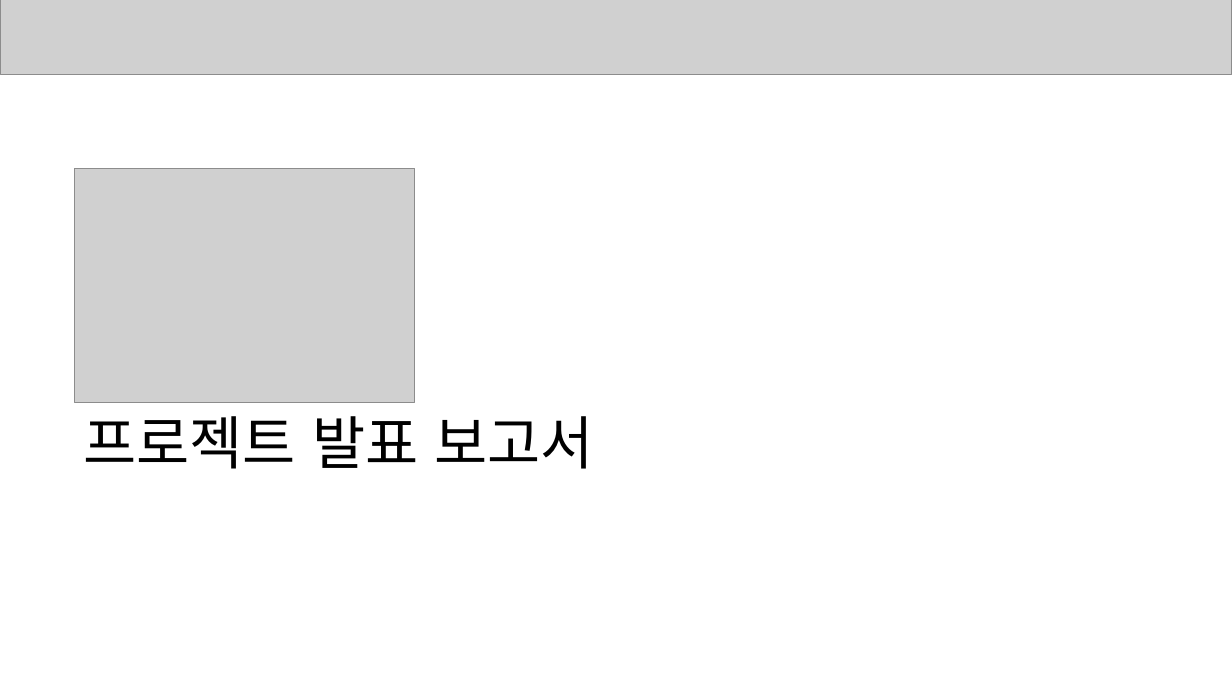
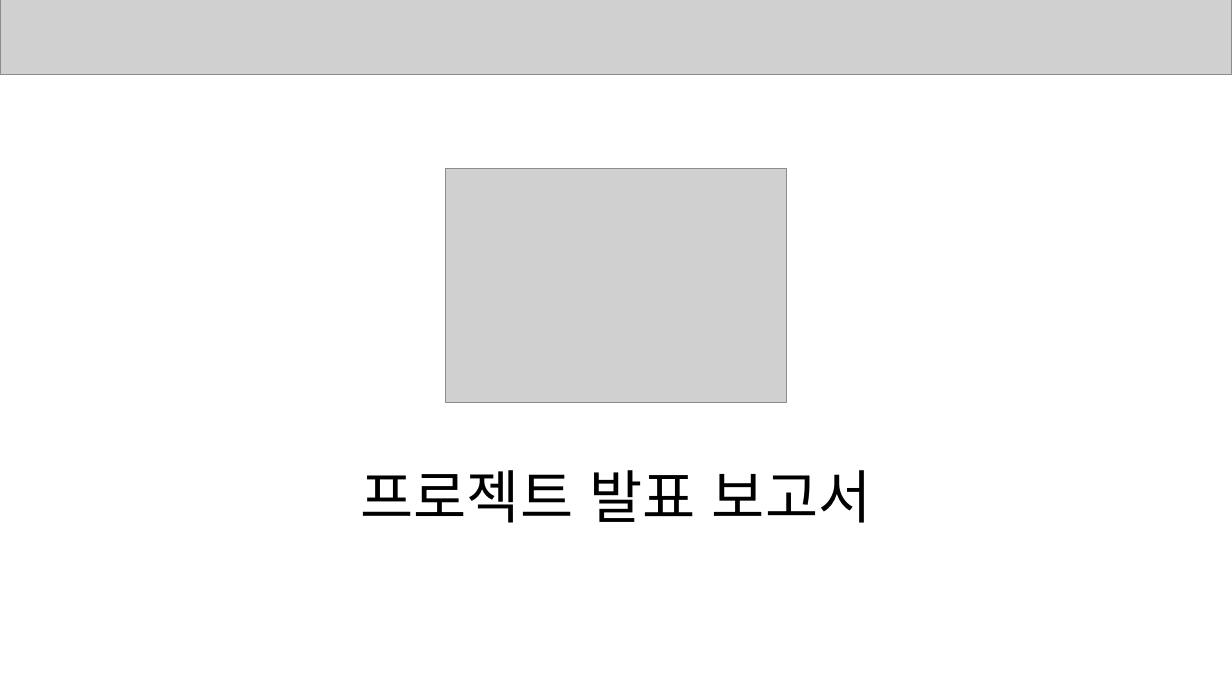
Before and after one commit to SleepingAlbaricoque/swiftER, a slide deck: slide 1 of swiftER 발표 보고서.pptx. Drawn at 1232x693 pixels with LibreOffice and Linux fonts; fonts in the diff are those of the drawing; grey boxes stand for pictures. Boxes give left, top, right and bottom in pixels: in the first picture for what was removed or moved away, otherwise in the second. Text is boxed around its words. In the diff, an @@ line names an element or a change of style, - is before the commit and + after.

```diff
--- a/swiftER 발표 보고서.pptx
+++ b/swiftER 발표 보고서.pptx
@@ picture: place and size @@
-picture at <box>74,168,414,402</box>
+picture at <box>445,168,786,402</box>
@@ text "프로젝트 발표 보고서": place and size @@
-text "프로젝트 발표 보고서" at <box>83,416,593,469</box>
+text "프로젝트 발표 보고서" at <box>361,470,871,523</box>
@@ text "프로젝트 발표 보고서" at <box>361,470,871,523</box>: alignment left to centre @@
```
Also in this commit, not shown: 8 other slides changed, 1 slide added.
